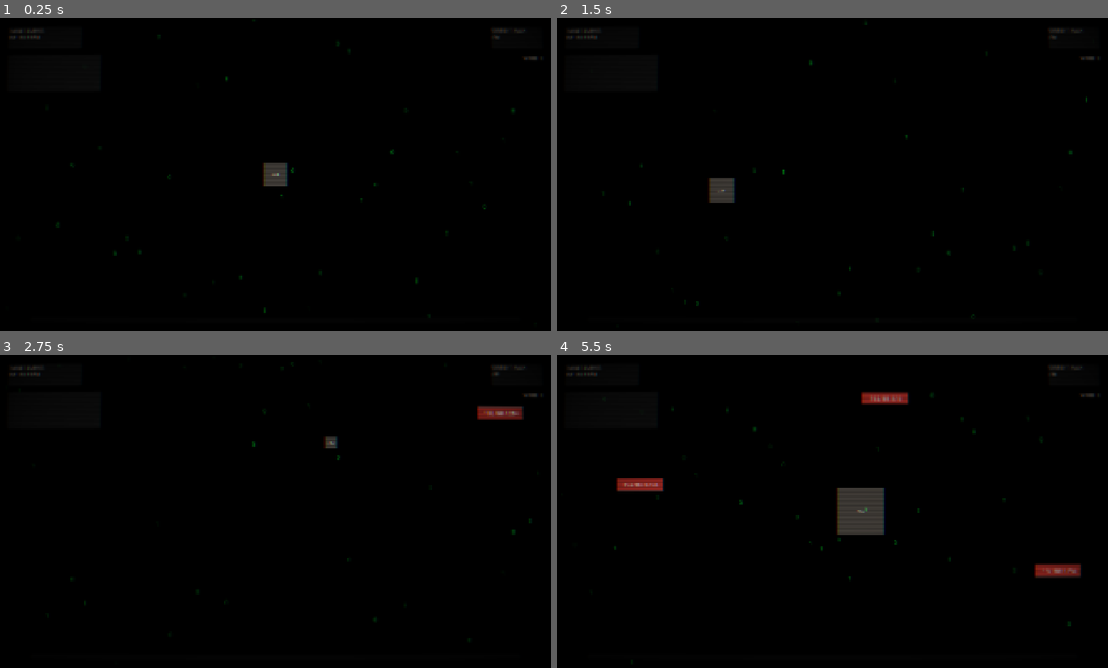
Above: before the commit, frames 1-4 (two rows, left to right).
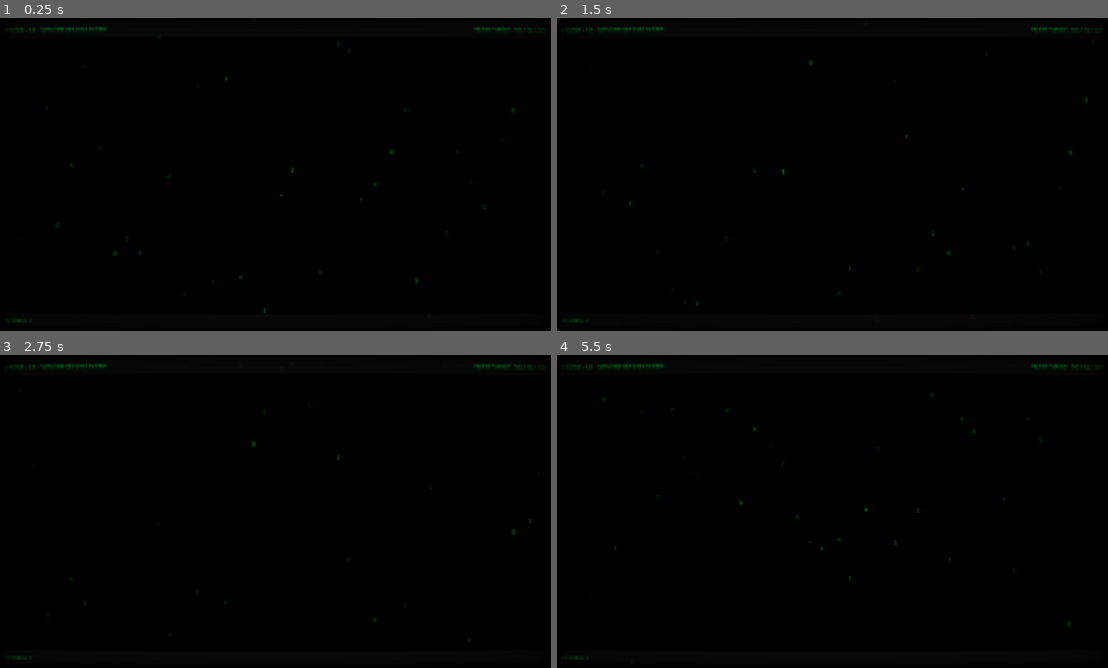
Above: after the commit, the same moments.

Repository: notlsd/v
Game: Godot game, scene res://scenes/main/main.tscn
Same seed, same stepped clock (60 frames per second), same inputs: the game is played once before the commit and once after it.
Inputs (mouse positions are in pixels of both pictures, inside the frame that each line leads up to):
- Up to frame 1 (0.25 s): no input
- Up to frame 2 (1.5 s): tap Enter at 0.5 s; move the mouse to (953, 158) at 0.52 s; hold E (mask_16) 0.53-1.28 s; click (953, 158) at 0.67 s; move the mouse to (722, 190) at 1.27 s; tap W (mask_24) at 1.35 s; click (722, 190) at 1.42 s
- Up to frame 3 (2.75 s): move the mouse to (330, 442) at 2.02 s; hold Q (mask_32) from 2.03 s (still down); click (330, 442) at 2.17 s
- Up to frame 4 (5.5 s): move the mouse to (804, 574) at 2.77 s; release Q (mask_32) at 2.78 s; tap E (mask_16) at 2.85 s; click (804, 574) at 2.92 s; move the mouse to (997, 558) at 3.52 s; hold W (mask_24) 3.53-4.28 s; click (997, 558) at 3.67 s; move the mouse to (667, 464) at 4.27 s; tap Q (mask_32) at 4.35 s; click (667, 464) at 4.42 s; move the mouse to (860, 511) at 5.02 s; hold E (mask_16) from 5.03 s (still down); click (860, 511) at 5.17 s

The runs differ from the first frame. In frame 1, 0.7% of the frame differs, in the area x 1-99%, y 2-98%; in frame 2, 0.8%; in frame 3, 0.8%; in frame 4, 2.9%.

Commit message:
refactor: 终端风格重做 - IP行向上滚动
新增:
- terminal_line.gd/tscn: 可点击IP行，向上滚动
- terminal_spawner.gd: 终端行生成器
- terminal_hud.gd/tscn: 终端风格HUD

变更:
- main.tscn: 使用新终端组件
- 移除旧的下落方块系统

Diff:
--- /dev/null
+++ b/project_v/scenes/entities/terminal_line.tscn
@@ -0,0 +1,31 @@
+[gd_scene load_steps=3 format=3 uid="uid://terminal_line"]
+
+[ext_resource type="Script" path="res://scripts/entities/terminal_line.gd" id="1_line"]
+
+[sub_resource type="LabelSettings" id="LabelSettings_1"]
+font_size = 16
+font_color = Color(0, 1, 0.255, 1)
+
+[node name="TerminalLine" type="Control"]
+custom_minimum_size = Vector2(1920, 24)
+layout_mode = 3
+anchors_preset = 0
+offset_right = 1920.0
+offset_bottom = 24.0
+mouse_filter = 0
+script = ExtResource("1_line")
+
+[node name="Highlight" type="ColorRect" parent="."]
+visible = false
+layout_mode = 0
+offset_right = 1920.0
+offset_bottom = 24.0
+color = Color(1, 1, 1, 0.1)
+
+[node name="Label" type="Label" parent="."]
+layout_mode = 0
+offset_left = 20.0
+offset_right = 1900.0
+offset_bottom = 24.0
+label_settings = SubResource("LabelSettings_1")
+vertical_alignment = 1
--- a/project_v/scenes/main/main.tscn
+++ b/project_v/scenes/main/main.tscn
@@ -1,76 +1,41 @@
-[gd_scene load_steps=9 format=3 uid="uid://main_scene"]
+[gd_scene load_steps=8 format=3 uid="uid://main_scene"]
 
-[ext_resource type="PackedScene" uid="uid://player_cursor" path="res://scenes/entities/player_cursor.tscn" id="1_cursor"]
-[ext_resource type="PackedScene" uid="uid://hud_scene" path="res://scenes/ui/hud.tscn" id="2_hud"]
-[ext_resource type="Script" path="res://scripts/managers/spawn_manager.gd" id="3_spawn"]
-[ext_resource type="PackedScene" uid="uid://matrix_rain" path="res://scenes/effects/matrix_rain.tscn" id="4_rain"]
-[ext_resource type="PackedScene" uid="uid://crt_overlay" path="res://scenes/ui/crt_overlay.tscn" id="5_crt"]
-[ext_resource type="Shader" path="res://shaders/glitch_effect.gdshader" id="6_glitch"]
+[ext_resource type="PackedScene" uid="uid://matrix_rain" path="res://scenes/effects/matrix_rain.tscn" id="1_rain"]
+[ext_resource type="PackedScene" uid="uid://terminal_hud" path="res://scenes/ui/terminal_hud.tscn" id="2_hud"]
+[ext_resource type="Script" path="res://scripts/managers/terminal_spawner.gd" id="3_spawn"]
+[ext_resource type="PackedScene" uid="uid://crt_overlay" path="res://scenes/ui/crt_overlay.tscn" id="4_crt"]
+[ext_resource type="Shader" path="res://shaders/glitch_effect.gdshader" id="5_glitch"]
 
 [sub_resource type="ShaderMaterial" id="ShaderMaterial_glitch"]
-shader = ExtResource("6_glitch")
+shader = ExtResource("5_glitch")
 shader_parameter/intensity = 0.0
 shader_parameter/time_scale = 5.0
 
 [sub_resource type="GDScript" id="GDScript_main"]
 script/source = "extends Node2D
 
-@onready var player_cursor = $PlayerCursor
 @onready var glitch_overlay = $GlitchOverlay
 
 func _ready() -> void:
-	# 设置背景色为黑色
 	RenderingServer.set_default_clear_color(Color.BLACK)
 
-	# 连接 PlayerCursor 到 GameManager
-	if player_cursor:
-		GameManager.connect_player_cursor(player_cursor)
-		print(\"[Main] PlayerCursor connected to GameManager\")
-
-	# 设置 Glitch 材质到 EffectManager
 	if glitch_overlay:
 		var glitch_mat = glitch_overlay.material as ShaderMaterial
 		if glitch_mat:
 			EffectManager.set_glitch_material(glitch_mat)
-			print(\"[Main] Glitch material connected to EffectManager\")
 
-	print(\"[Main] Game started! Target: %s\" % GameManager.get_target_subnet_string())
-
-
-func _input(event: InputEvent) -> void:
-	if event is InputEventMouseButton:
-		if event.button_index == MOUSE_BUTTON_LEFT and event.pressed:
-			_handle_click(get_global_mouse_position())
-
-
-func _handle_click(mouse_pos: Vector2) -> void:
-	var space_state = get_world_2d().direct_space_state
-	var query = PhysicsPointQueryParameters2D.new()
-	query.position = mouse_pos
-	query.collide_with_areas = true
-	query.collide_with_bodies = false
-	query.collision_mask = 0xFFFFFFFF
-
-	var results = space_state.intersect_point(query, 32)
-
-	for result in results:
-		var collider = result.get(\"collider\")
-		if collider and collider.has_method(\"on_clicked\"):
-			collider.on_clicked()
-			return
+	print(\"[Main] Terminal mode started! Target: %s\" % GameManager.get_target_subnet_string())
 "
 
 [node name="Main" type="Node2D"]
 script = SubResource("GDScript_main")
 
-[node name="MatrixRain" parent="." instance=ExtResource("4_rain")]
+[node name="MatrixRain" parent="." instance=ExtResource("1_rain")]
 
-[node name="PlayerCursor" parent="." instance=ExtResource("1_cursor")]
-
-[node name="SpawnManager" type="Node" parent="."]
+[node name="TerminalSpawner" type="Node" parent="."]
 script = ExtResource("3_spawn")
 
-[node name="HUD" parent="." instance=ExtResource("2_hud")]
+[node name="TerminalHUD" parent="." instance=ExtResource("2_hud")]
 
 [node name="GlitchOverlay" type="ColorRect" parent="."]
 z_index = 99
--- /dev/null
+++ b/project_v/scenes/ui/terminal_hud.tscn
@@ -0,0 +1,64 @@
+[gd_scene load_steps=3 format=3 uid="uid://terminal_hud"]
+
+[ext_resource type="Script" path="res://scripts/ui/terminal_hud.gd" id="1_hud"]
+
+[sub_resource type="LabelSettings" id="LabelSettings_1"]
+font_size = 18
+font_color = Color(0, 1, 0.255, 1)
+
+[node name="TerminalHUD" type="CanvasLayer"]
+layer = 10
+script = ExtResource("1_hud")
+
+[node name="Header" type="PanelContainer" parent="."]
+offset_right = 1920.0
+offset_bottom = 60.0
+
+[node name="HBox" type="HBoxContainer" parent="Header"]
+layout_mode = 2
+
+[node name="HeaderLabel" type="Label" parent="Header"]
+layout_mode = 2
+offset_left = 20.0
+offset_top = 15.0
+offset_right = 500.0
+offset_bottom = 45.0
+text = "V-FILTER v1.0 - NETWORK DEFENSE SYSTEM"
+label_settings = SubResource("LabelSettings_1")
+
+[node name="TargetLabel" type="Label" parent="Header"]
+layout_mode = 2
+offset_left = 1400.0
+offset_top = 15.0
+offset_right = 1900.0
+offset_bottom = 45.0
+text = "FILTER TARGET: 192.168.1.0/24"
+label_settings = SubResource("LabelSettings_1")
+horizontal_alignment = 2
+
+[node name="Footer" type="PanelContainer" parent="."]
+anchors_preset = 12
+anchor_top = 1.0
+anchor_right = 1.0
+anchor_bottom = 1.0
+offset_top = -50.0
+grow_horizontal = 2
+grow_vertical = 0
+
+[node name="ScoreLabel" type="Label" parent="Footer"]
+layout_mode = 2
+offset_left = 20.0
+offset_top = 10.0
+offset_right = 300.0
+offset_bottom = 40.0
+text = "FILTERED: 0"
+label_settings = SubResource("LabelSettings_1")
+
+[node name="AlertBar" type="ProgressBar" parent="Footer"]
+layout_mode = 2
+offset_left = 700.0
+offset_top = 15.0
+offset_right = 1220.0
+offset_bottom = 35.0
+max_value = 100.0
+show_percentage = false
--- /dev/null
+++ b/project_v/scripts/entities/terminal_line.gd
@@ -0,0 +1,92 @@
+## TerminalLine
+## 终端中的一行 IP 地址 - 可点击，向上滚动
+extends Control
+
+signal clicked(ip_address: int)
+signal escaped()
+
+## IP 地址
+var ip_address: int = 0
+
+## 是否是目标（需要点击）
+var is_target: bool = false
+
+## 滚动速度
+var scroll_speed: float = 50.0
+
+## 是否已被点击
+var is_clicked: bool = false
+
+@onready var label: Label = $Label
+@onready var highlight: ColorRect = $Highlight
+
+
+func _ready() -> void:
+	mouse_entered.connect(_on_mouse_entered)
+	mouse_exited.connect(_on_mouse_exited)
+	gui_input.connect(_on_gui_input)
+
+	# 初始隐藏高亮
+	if highlight:
+		highlight.visible = false
+
+
+func _process(delta: float) -> void:
+	# 向上滚动
+	position.y -= scroll_speed * delta
+
+	# 检查是否离开屏幕顶部
+	if position.y < -50:
+		if is_target and not is_clicked:
+			escaped.emit()
+		queue_free()
+
+
+func setup(ip: int, target: bool, speed: float) -> void:
+	ip_address = ip
+	is_target = target
+	scroll_speed = speed
+	_update_display()
+
+
+func _update_display() -> void:
+	if label == null:
+		return
+
+	var ip_str = BitwiseManager.int_to_ip(ip_address)
+	var timestamp = Time.get_time_string_from_system()
+
+	if is_target:
+		# 目标 IP - 红色，带标记
+		label.text = "[%s] > INCOMING: %s  <<<" % [timestamp, ip_str]
+		label.add_theme_color_override("font_color", Color("#ac2c25"))
+	else:
+		# 普通流量 - 绿色
+		label.text = "[%s]   TRAFFIC: %s" % [timestamp, ip_str]
+		label.add_theme_color_override("font_color", Color("#00ff41"))
+
+
+func _on_mouse_entered() -> void:
+	if highlight and not is_clicked:
+		highlight.visible = true
+
+
+func _on_mouse_exited() -> void:
+	if highlight:
+		highlight.visible = false
+
+
+func _on_gui_input(event: InputEvent) -> void:
+	if event is InputEventMouseButton:
+		if event.button_index == MOUSE_BUTTON_LEFT and event.pressed:
+			if not is_clicked:
+				is_clicked = true
+				clicked.emit(ip_address)
+				_show_clicked_state()
+
+
+func _show_clicked_state() -> void:
+	if label:
+		label.modulate.a = 0.3
+	if highlight:
+		highlight.visible = false
--- /dev/null
+++ b/project_v/scripts/managers/terminal_spawner.gd
@@ -0,0 +1,82 @@
+## TerminalSpawner
+## 终端行生成器 - 在屏幕底部生成向上滚动的 IP 行
+extends Node
+
+const TerminalLineScene = preload("res://scenes/entities/terminal_line.tscn")
+
+## 生成间隔（秒）
+@export var spawn_interval: float = 1.5
+
+## 滚动速度
+@export var scroll_speed: float = 50.0
+
+## 目标 IP 比例
+@export var target_ratio: float = 0.4
+
+## 生成位置 Y
+const SPAWN_Y: float = 1000.0
+
+var spawn_timer: Timer = null
+var line_container: Control = null
+
+
+func _ready() -> void:
+	# 创建容器
+	line_container = Control.new()
+	line_container.set_anchors_preset(Control.PRESET_FULL_RECT)
+	line_container.mouse_filter = Control.MOUSE_FILTER_IGNORE
+	get_parent().add_child.call_deferred(line_container)
+
+	# 创建定时器
+	spawn_timer = Timer.new()
+	spawn_timer.wait_time = spawn_interval
+	spawn_timer.timeout.connect(_spawn_line)
+	add_child(spawn_timer)
+	spawn_timer.start()
+
+
+func _spawn_line() -> void:
+	if line_container == null:
+		return
+
+	var line = TerminalLineScene.instantiate()
+	line.position = Vector2(0, SPAWN_Y)
+
+	# 决定是否为目标
+	var is_target = randf() < target_ratio
+	var ip: int
+
+	if is_target:
+		ip = BitwiseManager.generate_random_ip_in_subnet(
+			GameManager.target_subnet,
+			GameManager.target_prefix
+		)
+	else:
+		ip = BitwiseManager.generate_random_ip_outside_subnet(
+			GameManager.target_subnet,
+			GameManager.target_prefix
+		)
+
+	line.setup(ip, is_target, scroll_speed)
+
+	# 连接信号
+	line.clicked.connect(_on_line_clicked)
+	line.escaped.connect(_on_line_escaped)
+
+	line_container.add_child(line)
+
+
+func _on_line_clicked(ip: int) -> void:
+	GameManager._on_data_block_clicked(ip)
+
+
+func _on_line_escaped() -> void:
+	GameManager._on_data_block_escaped()
+
+
+## 调整难度
+func set_difficulty(speed: float, interval: float) -> void:
+	scroll_speed = speed
+	spawn_interval = interval
+	if spawn_timer:
+		spawn_timer.wait_time = interval
--- /dev/null
+++ b/project_v/scripts/ui/terminal_hud.gd
@@ -0,0 +1,40 @@
+## TerminalHUD
+## 终端风格 HUD - 显示在终端顶部和底部
+extends CanvasLayer
+
+@onready var header_label: Label = $Header/HeaderLabel
+@onready var target_label: Label = $Header/TargetLabel
+@onready var score_label: Label = $Footer/ScoreLabel
+@onready var alert_bar: ProgressBar = $Footer/AlertBar
+
+
+func _ready() -> void:
+	GameManager.score_changed.connect(_on_score_changed)
+	GameManager.alert_changed.connect(_on_alert_changed)
+
+	_update_header()
+	_on_score_changed(0)
+	_on_alert_changed(0.0)
+
+
+func _update_header() -> void:
+	if header_label:
+		header_label.text = "V-FILTER v1.0 - NETWORK DEFENSE SYSTEM"
+	if target_label:
+		target_label.text = "FILTER TARGET: %s" % GameManager.get_target_subnet_string()
+
+
+func _on_score_changed(new_score: int) -> void:
+	if score_label:
+		score_label.text = "FILTERED: %d" % new_score
+
+
+func _on_alert_changed(new_value: float) -> void:
+	if alert_bar:
+		alert_bar.value = new_value
+		if new_value > 70:
+			alert_bar.modulate = Color.RED
+		elif new_value > 40:
+			alert_bar.modulate = Color.YELLOW
+		else:
+			alert_bar.modulate = Color("#00ff41")
Not shown: 1 places in project_v/scenes/main/main.tscn that only renumber resources
